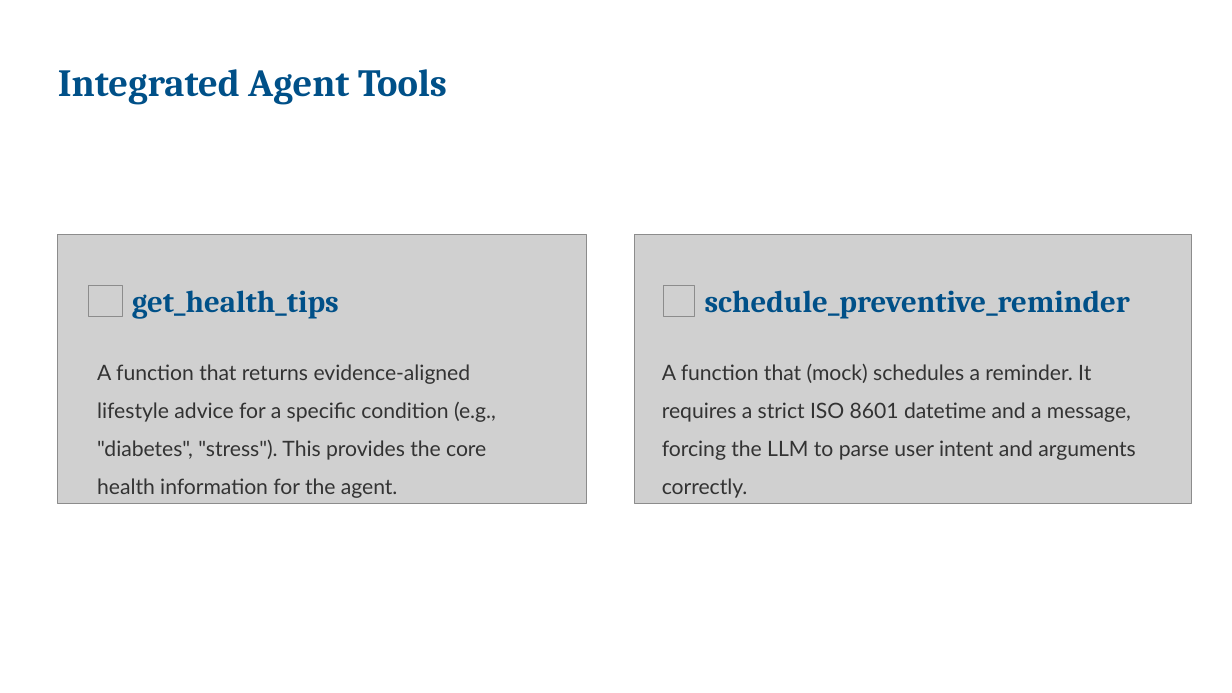
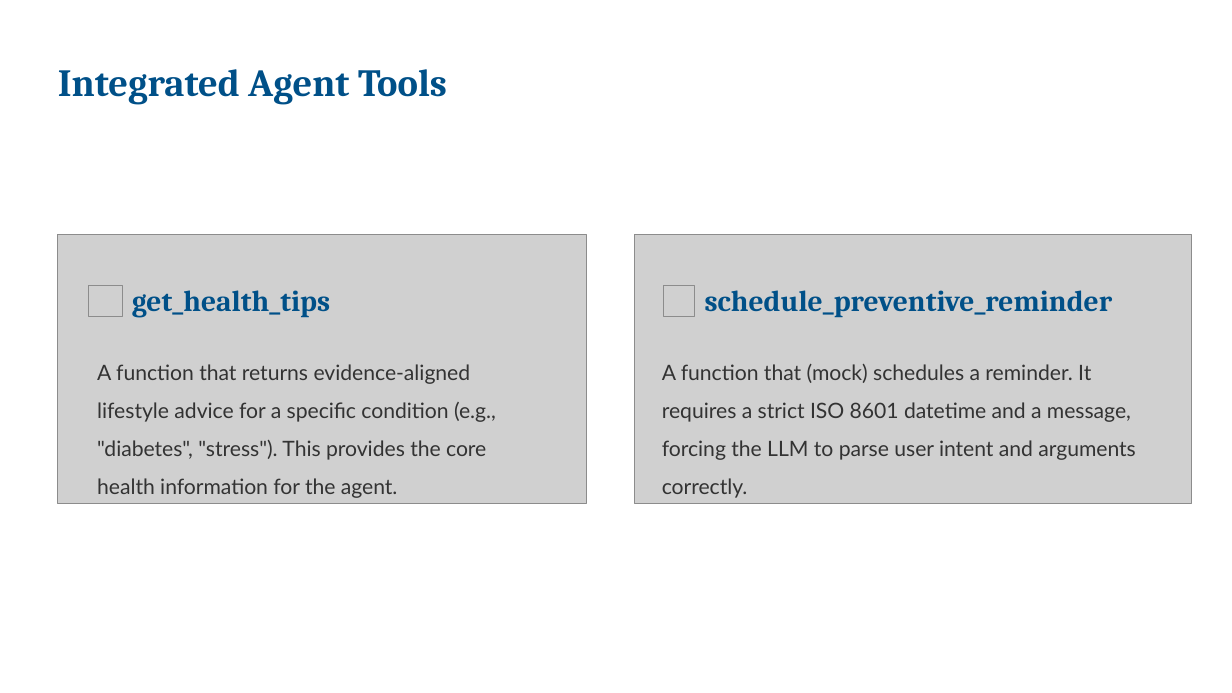
Before and after one commit to MihirDichwalkar/Preventive-Health-Copilot, a slide deck: slide 5 of Slides-Deck/Preventive_Health_Copilot.pptx. Drawn at 1232x693 pixels with LibreOffice and Linux fonts; fonts in the diff are those of the drawing; grey boxes stand for pictures; background and template pictures are left out. Boxes give left, top, right and bottom in pixels: in the first picture for what was removed or moved away, otherwise in the second. Text is boxed around its words. In the diff, an @@ line names an element or a change of style, - is before the commit and + after.

```diff
--- a/Slides-Deck/Preventive_Health_Copilot.pptx
+++ b/Slides-Deck/Preventive_Health_Copilot.pptx
@@ text "get_health_tips" at (x1=132, y1=290, x2=330, y2=317): size 24 to 23 pt @@
@@ text "schedule_preventive_reminder" at (x1=705, y1=290, x2=1113, y2=317): size 24 to 23 pt @@
```
Also in this commit, not shown: 1 other slide changed, 1 other file.
